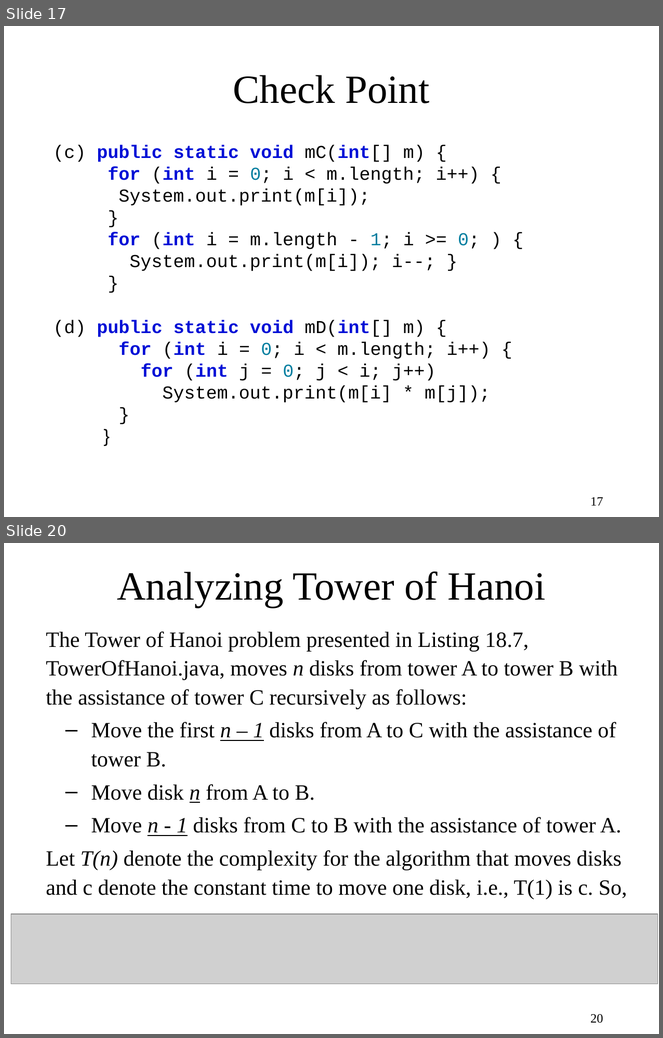
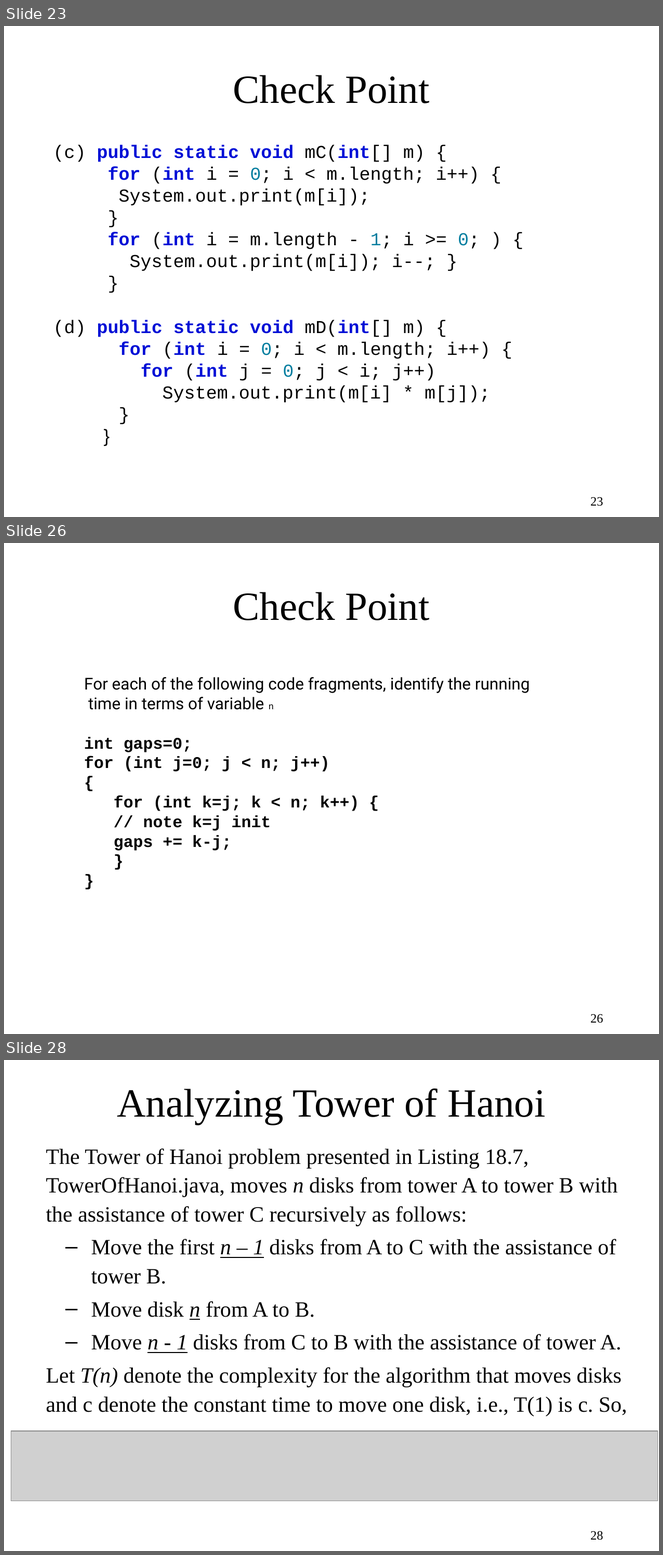
Before and after one commit to bzartoshty/bzartoshty.github.io, a slide deck: COMP182/Lectures/Lecture6/Lecture06.pptx. Shown one above the other, each under a label of ours: slides 17 and 20 before the commit, slides 23, 26 and 28 after it; the slides between them are not shown. The pictures are 663x1038 and 663x1555 pixels, drawn with LibreOffice and Linux fonts; fonts in the diff are those of the drawing; grey boxes stand for pictures. Boxes give left, top, right and bottom in pixels: in the first picture for what was removed or moved away, otherwise in the second. Text is boxed around its words. In the diff, an @@ line names an element or a change of style, - is before the commit and + after.

```diff
--- a/COMP182/Lectures/Lecture6/Lecture06.pptx
+++ b/COMP182/Lectures/Lecture6/Lecture06.pptx
@@ slide 26 added at (x1=4, y1=543, x2=659, y2=1034), background #FFFFFF @@
@@ rectangle added at (x1=21, y1=553, x2=21, y2=573), fill #FFFFFF @@
@@ title added at (x1=233, y1=592, x2=429, y2=620), 44 pt, text #000000 @@
+Check Point
@@ text added at (x1=84, y1=677, x2=530, y2=851), 18 pt, text #000000 @@
+For each of the following code fragments, identify the running
+time in terms of variable n.
+int gaps=0;
+for (int j=0; j < n; j++)
+{
+for (int k=j; k < n; k++) {
+// note k=j init
+gaps += k-j;
+}
+}
@@ page number added at (x1=591, y1=1014, x2=604, y2=1023), 14 pt, text #000000 @@
+26
@@ what was slide 17 is now slide 23 @@
@@ page number at (x1=591, y1=497, x2=604, y2=506): text changed @@
-17
+23
@@ what was slide 20 is now slide 28 @@
@@ page number at (x1=591, y1=1531, x2=604, y2=1540): text changed @@
-20
+28
```
Also in this commit, not shown: 1 slide changed, 7 other slides added, 1 other file.
